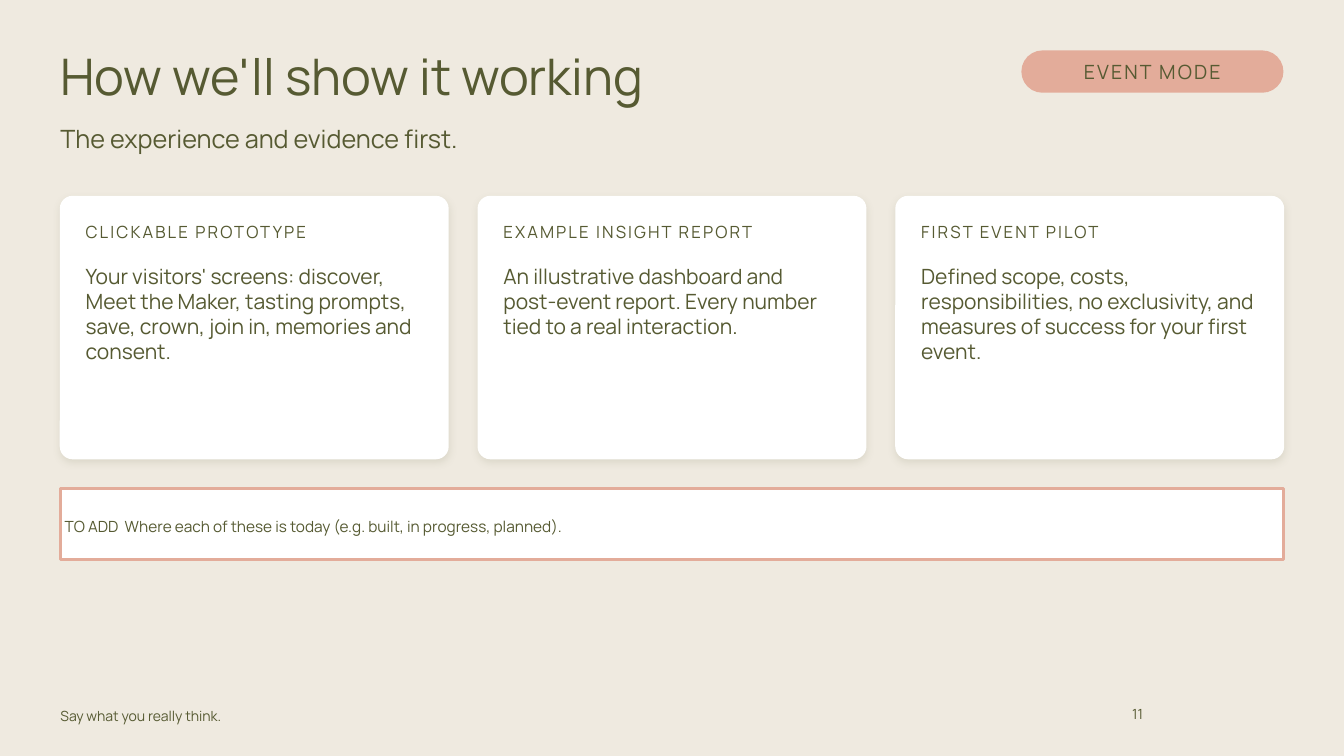
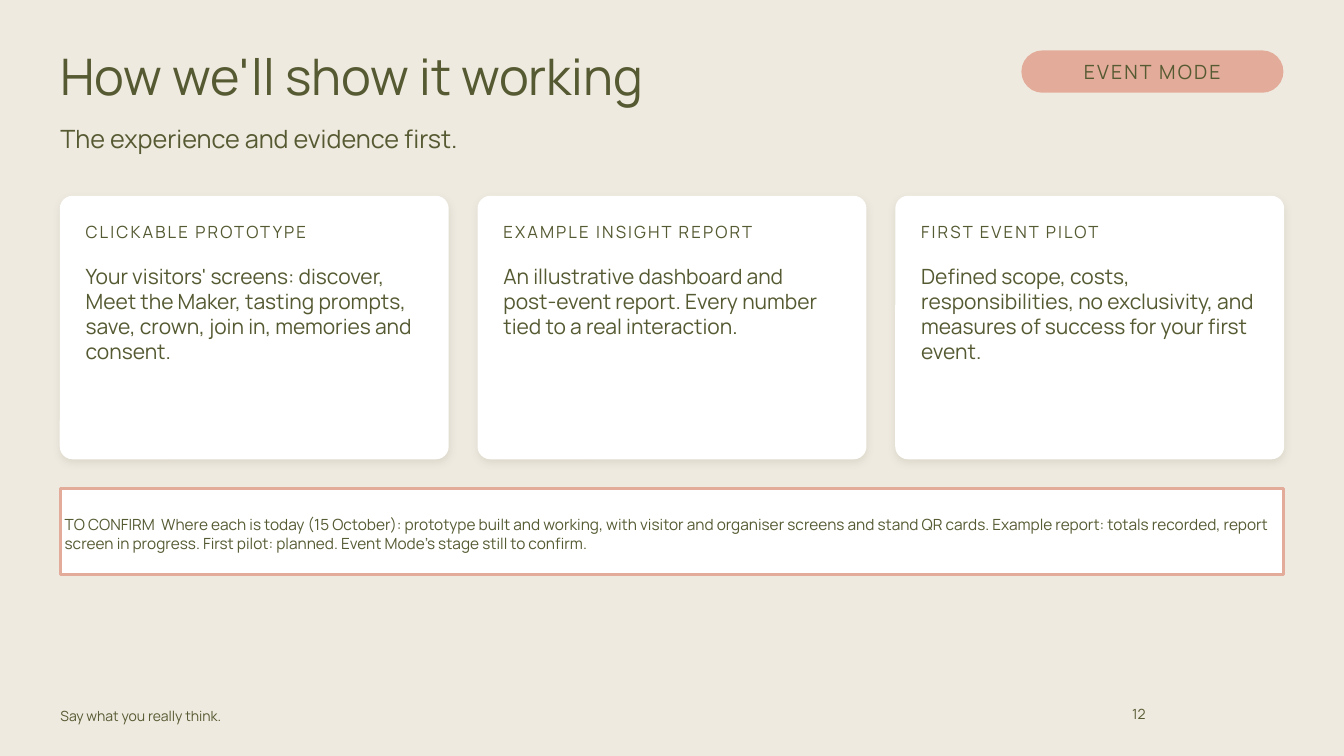
Before and after one commit to carrie147/entre-amis-brand-agent, a slide deck: slide 12 of decks/Entre Amis - Event Mode pack - DRAFT.pptx (slide 11 before the commit). Drawn at 1344x756 pixels with LibreOffice and Linux fonts; fonts in the diff are those of the drawing; background and template pictures are left out. Boxes give left, top, right and bottom in pixels: in the first picture for what was removed or moved away, otherwise in the second. Text is boxed around its words. In the diff, an @@ line names an element or a change of style, - is before the commit and + after.

```diff
--- a/decks/Entre Amis - Event Mode pack - DRAFT.pptx
+++ b/decks/Entre Amis - Event Mode pack - DRAFT.pptx
@@ rectangle "TO CONFIRM Where each is ...": place and size @@
-rectangle "TO CONFIRM Where each is ..." at [60, 489, 1284, 560]
+rectangle "TO CONFIRM Where each is ..." at [60, 489, 1284, 575]
@@ text in rectangle at [65, 517, 1268, 553]: text changed @@
-TO ADD Where each of these is today (e.g. built, in progress, planned).
+TO CONFIRM Where each is today (15 October): prototype built and working, with visitor and organiser screens and stand QR cards. Example report: totals recorded, report screen in progress. First pilot: planned. Event Mode's stage still to confirm.
@@ page number at [1132, 708, 1145, 719]: text changed @@
-11
+12
```
Also in this commit, not shown: 2 other slides changed, 1 slide added, 4 other files.
